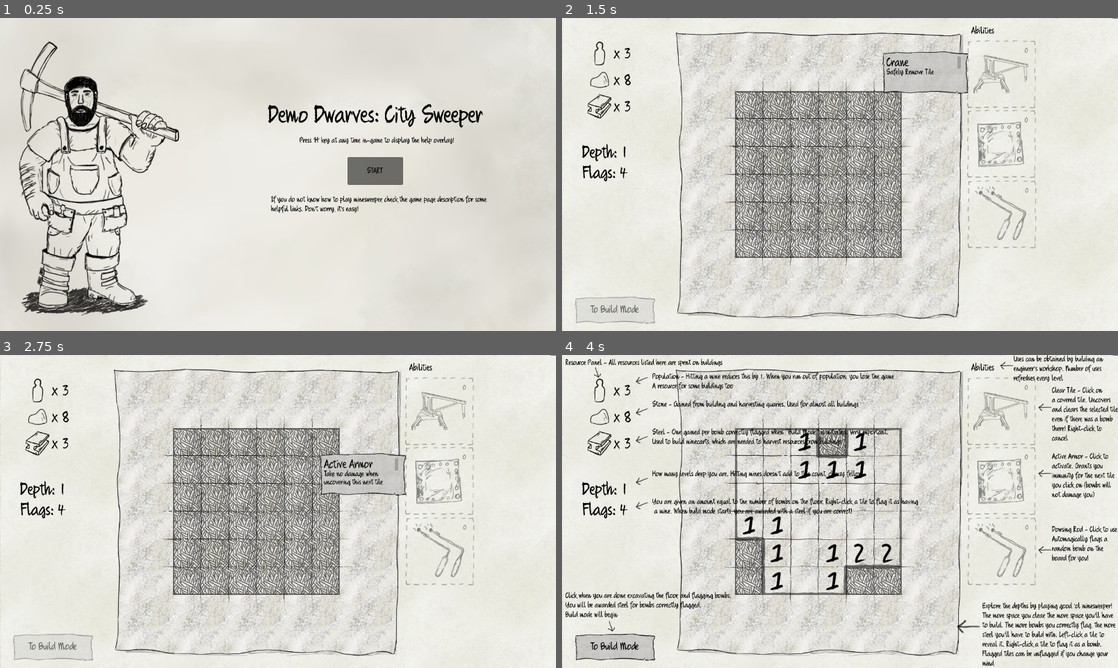
Above: before the commit, frames 1-4 (two rows, left to right).
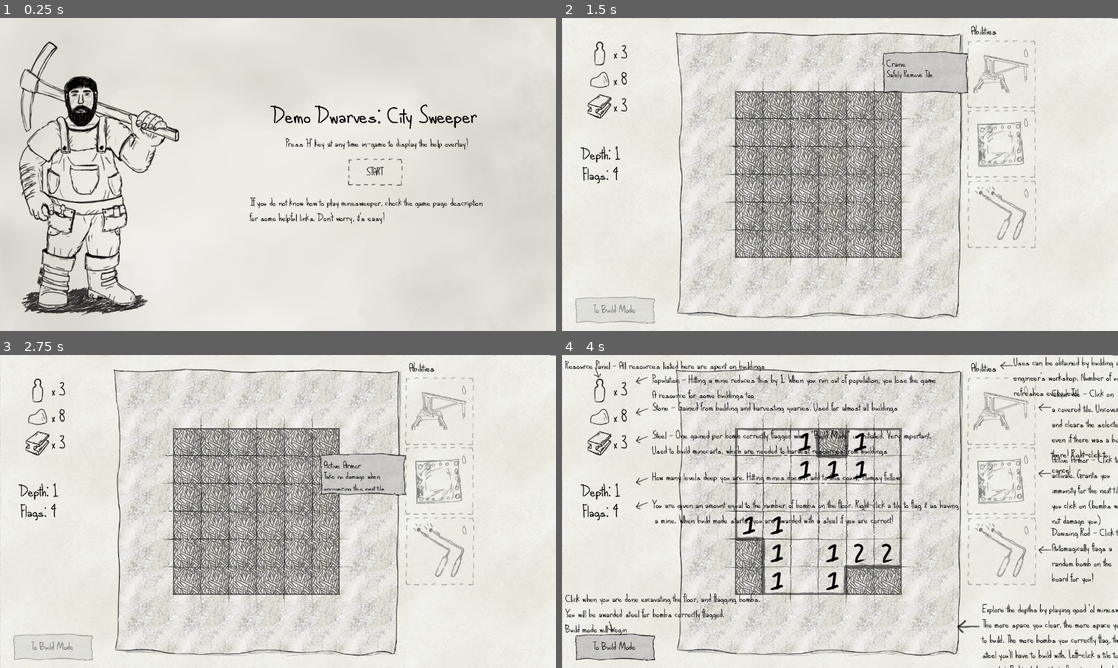
Above: after the commit, the same moments.

Repository: e-lain/MinesweeperDwarves
Game: Godot game, scene res://Title.tscn
The game is run twice, just before and just after one commit, with the same random seed, the same clock (stepped at 60 frames per second) and the same inputs.
Inputs (mouse positions are in pixels of both pictures, inside the frame that each line leads up to):
- Up to frame 1 (0.25 s): no input
- Up to frame 2 (1.5 s): click "START" at 0.5 s; tap Enter at 1.25 s; move the mouse to (1001, 74) at 1.27 s; press the mouse at (1001, 74) at 1.28 s
- Up to frame 3 (2.75 s): move the mouse to (439, 480) at 2.02 s; release the mouse at (439, 480) at 2.03 s; right-click (439, 480) at 2.1 s; click (439, 480) at 2.17 s
- Up to frame 4 (4 s): move the mouse to (1001, 552) at 2.77 s; tap H at 2.85 s; click (1001, 552) at 2.92 s; tap A at 3.5 s; move the mouse to (812, 574) at 3.52 s; click (812, 574) at 3.6 s

The runs differ from the first frame. In frame 1, 3.5% of the frame differs, in the area x 44-88%, y 27-66%; in frame 2, 1.0%; in frame 3, 1.2%; in frame 4, 13%, in the area x 0-100%, y 0-100%.

Commit message:
Change font

Diff:
--- a/Main.tscn
+++ b/Main.tscn
@@ -85,7 +85,7 @@
 offset_top = 288.0
 offset_right = 205.0
 offset_bottom = 332.0
-theme_override_font_sizes/font_size = 36
+theme_override_font_sizes/font_size = 48
 text = "Depth: 0"
 
 [node name="Flags" type="Label" parent="CanvasLayer/UI"]
@@ -94,7 +94,7 @@
 offset_top = 335.0
 offset_right = 207.0
 offset_bottom = 379.0
-theme_override_font_sizes/font_size = 36
+theme_override_font_sizes/font_size = 48
 text = "Flags: 0"
 
 [node name="Resources" type="VBoxContainer" parent="CanvasLayer/UI"]
@@ -114,7 +114,7 @@
 
 [node name="Population" type="Label" parent="CanvasLayer/UI/Resources/PopulationBox"]
 layout_mode = 2
-theme_override_font_sizes/font_size = 36
+theme_override_font_sizes/font_size = 48
 text = "x 3"
 
 [node name="StoneBox" type="HBoxContainer" parent="CanvasLayer/UI/Resources"]
@@ -127,7 +127,7 @@
 
 [node name="Stone" type="Label" parent="CanvasLayer/UI/Resources/StoneBox"]
 layout_mode = 2
-theme_override_font_sizes/font_size = 36
+theme_override_font_sizes/font_size = 48
 text = "x 3"
 
 [node name="SteelBox" type="HBoxContainer" parent="CanvasLayer/UI/Resources"]
@@ -140,7 +140,7 @@
 
 [node name="Steel" type="Label" parent="CanvasLayer/UI/Resources/SteelBox"]
 layout_mode = 2
-theme_override_font_sizes/font_size = 36
+theme_override_font_sizes/font_size = 48
 text = "x 3"
 
 [node name="EndLevelBtn" type="Button" parent="CanvasLayer/UI"]
@@ -152,7 +152,6 @@
 theme_override_colors/font_color = Color(0, 0, 0, 1)
 theme_override_colors/font_hover_color = Color(0, 0, 0, 1)
 theme_override_colors/font_disabled_color = Color(0.411765, 0.411765, 0.411765, 1)
-theme_override_font_sizes/font_size = 22
 theme_override_styles/normal = SubResource("StyleBoxTexture_p42ak")
 theme_override_styles/hover = SubResource("StyleBoxTexture_askgf")
 theme_override_styles/pressed = SubResource("StyleBoxTexture_p42ak")
@@ -170,7 +169,6 @@
 theme_override_colors/font_color = Color(0, 0, 0, 1)
 theme_override_colors/font_hover_color = Color(0, 0, 0, 1)
 theme_override_colors/font_disabled_color = Color(0.411765, 0.411765, 0.411765, 1)
-theme_override_font_sizes/font_size = 22
 theme_override_styles/normal = SubResource("StyleBoxTexture_p42ak")
 theme_override_styles/hover = SubResource("StyleBoxTexture_askgf")
 theme_override_styles/pressed = SubResource("StyleBoxTexture_p42ak")
@@ -257,10 +255,10 @@
 [node name="Label" type="Label" parent="CanvasLayer/BuildMenu"]
 layout_mode = 0
 offset_left = 942.0
-offset_top = 18.0
-offset_right = 1013.0
-offset_bottom = 44.0
-theme_override_font_sizes/font_size = 20
+offset_top = 11.0
+offset_right = 1014.0
+offset_bottom = 50.0
+theme_override_font_sizes/font_size = 36
 text = "Buildings"
 
 [node name="Tooltip" type="Label" parent="CanvasLayer/BuildMenu"]
@@ -356,10 +354,10 @@
 [node name="Label" type="Label" parent="CanvasLayer/AbilityMenu"]
 layout_mode = 0
 offset_left = 942.0
-offset_top = 18.0
+offset_top = 11.0
 offset_right = 1013.0
-offset_bottom = 44.0
-theme_override_font_sizes/font_size = 20
+offset_bottom = 50.0
+theme_override_font_sizes/font_size = 36
 text = "Abilities"
 
 [node name="Tooltip" type="Label" parent="CanvasLayer/AbilityMenu"]
--- a/Title.tscn
+++ b/Title.tscn
@@ -1,8 +1,10 @@
-[gd_scene load_steps=4 format=3 uid="uid://bn3fb1r6c0upa"]
+[gd_scene load_steps=6 format=3 uid="uid://bn3fb1r6c0upa"]
 
 [ext_resource type="Script" path="res://Title.gd" id="1_1tpif"]
 [ext_resource type="Theme" uid="uid://b6iv3a38m6uhb" path="res://UI.tres" id="1_k2e4r"]
 [ext_resource type="Texture2D" uid="uid://dtcx71mlo5m38" path="res://Assets/UI/TitleScreen.png" id="1_qaah5"]
+[ext_resource type="StyleBox" uid="uid://cs0uiigi7qlev" path="res://UI/InnerButtonStyle.tres" id="4_prg3j"]
+[ext_resource type="StyleBox" uid="uid://d1t3tpmhbhut8" path="res://UI/HoveredInnerButtonStyle.tres" id="5_5xhew"]
 
 [node name="Title" type="Node2D"]
 script = ExtResource("1_1tpif")
@@ -25,7 +27,7 @@
 offset_left = 448.0
 offset_right = 1280.0
 offset_bottom = 448.0
-theme_override_font_sizes/font_size = 50
+theme_override_font_sizes/font_size = 72
 text = "Demo Dwarves: City Sweeper"
 horizontal_alignment = 1
 vertical_alignment = 1
@@ -36,6 +38,13 @@
 offset_top = 320.0
 offset_right = 928.0
 offset_bottom = 384.0
+theme_override_colors/font_color = Color(0, 0, 0, 1)
+theme_override_colors/font_pressed_color = Color(0, 0, 0, 0.560784)
+theme_override_colors/font_hover_color = Color(0, 0, 0, 0.513726)
+theme_override_colors/font_hover_pressed_color = Color(0, 0, 0, 0.572549)
+theme_override_styles/normal = ExtResource("4_prg3j")
+theme_override_styles/hover = ExtResource("5_5xhew")
+theme_override_styles/focus = ExtResource("4_prg3j")
 text = "START"
 
 [node name="Help" type="Label" parent="Control"]
@@ -49,11 +58,11 @@
 
 [node name="Help2" type="Label" parent="Control"]
 layout_mode = 0
-offset_left = 624.0
+offset_left = 576.0
 offset_top = 408.0
-offset_right = 1112.0
-offset_bottom = 430.0
-text = "If you do not know how to play minesweeper, check the game page description for some
-helpful links. Don't worry, it's easy!"
+offset_right = 1179.0
+offset_bottom = 478.0
+text = "If you do not know how to play minesweeper, check the game page description
+for some helpful links. Don't worry, it's easy!"
 
 [connection signal="pressed" from="Control/Button" to="." method="_on_button_pressed"]
--- a/UI.tres
+++ b/UI.tres
@@ -1,12 +1,14 @@
 [gd_resource type="Theme" load_steps=2 format=3 uid="uid://b6iv3a38m6uhb"]
 
-[ext_resource type="FontFile" uid="uid://m1fwnp6qsmnn" path="res://Assets/UI/Quikhand.ttf" id="1_2yecv"]
+[ext_resource type="FontFile" uid="uid://1xgfwqxyu633" path="res://alphabetized cassette tapes.ttf" id="1_r4crr"]
 
 [resource]
 Button/colors/font_color = Color(0, 0, 0, 1)
-Button/fonts/font = ExtResource("1_2yecv")
+Button/font_sizes/font_size = 32
+Button/fonts/font = ExtResource("1_r4crr")
 Label/colors/font_color = Color(0, 0, 0, 1)
-Label/fonts/font = ExtResource("1_2yecv")
+Label/font_sizes/font_size = 32
+Label/fonts/font = ExtResource("1_r4crr")
 RichTextLabel/colors/default_color = Color(0, 0, 0, 1)
-RichTextLabel/font_sizes/normal_font_size = 25
-RichTextLabel/fonts/normal_font = ExtResource("1_2yecv")
+RichTextLabel/font_sizes/normal_font_size = 32
+RichTextLabel/fonts/normal_font = ExtResource("1_r4crr")
--- a/UI/ChooseActive.tscn
+++ b/UI/ChooseActive.tscn
@@ -69,7 +69,6 @@
 offset_bottom = 11.0
 grow_horizontal = 2
 grow_vertical = 2
-theme_override_font_sizes/font_size = 28
 text = "Workshop Constructed!"
 horizontal_alignment = 1
 
@@ -98,7 +97,6 @@
 offset_bottom = 248.0
 grow_horizontal = 2
 grow_vertical = 2
-theme_override_font_sizes/font_size = 20
 text = "Select an ability to gain an extra use of on each floor"
 horizontal_alignment = 1
 autowrap_mode = 3
--- a/UI/GameOver.tscn
+++ b/UI/GameOver.tscn
@@ -43,11 +43,10 @@
 anchors_preset = 15
 anchor_right = 1.0
 anchor_bottom = 1.0
-offset_top = 75.0
-offset_bottom = 75.0
+offset_top = 64.0
+offset_bottom = 64.0
 grow_horizontal = 2
 grow_vertical = 2
-theme_override_font_sizes/font_size = 22
 text = "Every dwarf has died"
 horizontal_alignment = 1
 
--- a/UI/MineHitPopup.tscn
+++ b/UI/MineHitPopup.tscn
@@ -26,7 +26,7 @@
 
 [node name="MineHitPopup" type="NinePatchRect"]
 offset_right = 200.0
-offset_bottom = 146.0
+offset_bottom = 186.0
 theme = ExtResource("1_sc2v7")
 texture = ExtResource("2_4afkn")
 patch_margin_left = 7
@@ -38,9 +38,9 @@
 
 [node name="Title" type="Label" parent="."]
 layout_mode = 2
-anchor_top = 0.11
+anchor_top = 0.0537634
 anchor_right = 1.0
-anchor_bottom = 0.34
+anchor_bottom = 0.283763
 grow_horizontal = 2
 grow_vertical = 2
 text = "You found a bomb!"
@@ -50,18 +50,25 @@
 [node name="Body" type="Label" parent="."]
 layout_mode = 0
 offset_left = 14.0
-offset_top = 40.0
+offset_top = 44.0
 offset_right = 192.0
-offset_bottom = 66.0
+offset_bottom = 79.0
+theme_override_font_sizes/font_size = 28
 text = "It Exploded..."
 
 [node name="PopulationBox" type="HBoxContainer" parent="."]
-offset_left = 83.0
-offset_top = 61.0
-offset_right = 119.0
-offset_bottom = 83.0
+layout_mode = 0
+offset_left = 72.0
+offset_top = 75.0
+offset_right = 123.0
+offset_bottom = 110.0
 size_flags_vertical = 0
 theme_override_constants/separation = 0
+
+[node name="Label" type="Label" parent="PopulationBox"]
+layout_mode = 2
+text = "-1"
+vertical_alignment = 2
 
 [node name="Population" type="TextureRect" parent="PopulationBox"]
 modulate = Color(0, 0, 0, 1)
@@ -69,11 +76,6 @@
 texture = ExtResource("4_rebtq")
 expand_mode = 2
 stretch_mode = 4
-
-[node name="Label" type="Label" parent="PopulationBox"]
-layout_mode = 2
-text = "-1"
-vertical_alignment = 2
 
 [node name="Label" type="Label" parent="."]
 layout_mode = 0
@@ -85,9 +87,9 @@
 [node name="Button" type="Button" parent="."]
 layout_mode = 0
 offset_left = 41.0
-offset_top = 82.0
+offset_top = 112.0
 offset_right = 152.0
-offset_bottom = 132.0
+offset_bottom = 177.0
 theme = ExtResource("1_sc2v7")
 theme_override_colors/font_hover_color = Color(0, 0, 0, 0.823529)
 theme_override_styles/normal = SubResource("StyleBoxTexture_s7ihv")
--- a/UI/popup.tscn
+++ b/UI/popup.tscn
@@ -23,7 +23,7 @@
 [node name="NameLabel" type="RichTextLabel" parent="."]
 layout_mode = 2
 anchor_right = 0.85
-anchor_bottom = 0.28
+anchor_bottom = 0.32
 offset_left = 10.0
 offset_top = 13.0
 offset_right = 11.0
@@ -37,15 +37,15 @@
 offset_top = 40.0
 offset_right = 188.0
 offset_bottom = 88.0
-theme_override_font_sizes/normal_font_size = 16
+theme_override_font_sizes/normal_font_size = 28
 text = "Grants 3 Population"
 scroll_active = false
 
 [node name="Costs" type="HBoxContainer" parent="."]
 layout_mode = 0
-offset_left = 90.0
+offset_left = 60.0
 offset_top = 65.0
-offset_right = 188.0
+offset_right = 192.0
 offset_bottom = 105.0
 theme_override_constants/separation = 6
 alignment = 2
Not shown: 1 places in Main.tscn that only renumber resources
Binary file added: alphabetized cassette tapes.ttf
Not shown, added: alphabetized cassette tapes.ttf.import
